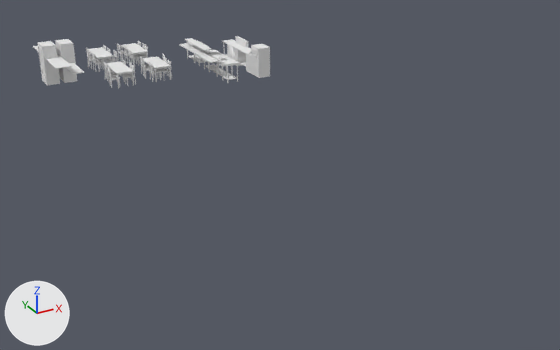
A saved change to the OBJ model projects/BasicEngine/res/map/Misc_Objects_1.obj.
Rendered twice from a 50 mm camera at (-11.0, -18.1, 10.7) aimed at (2.3, 6.2, -1.5). Every picture has the same lights, and +X, +Y and +Z are marked at lower left. Where no turn or scale is listed for an object, it has been applied to the vertices. Vertices at the same position are counted once.

Objects in the first picture: 'Misc_Objects_1'.
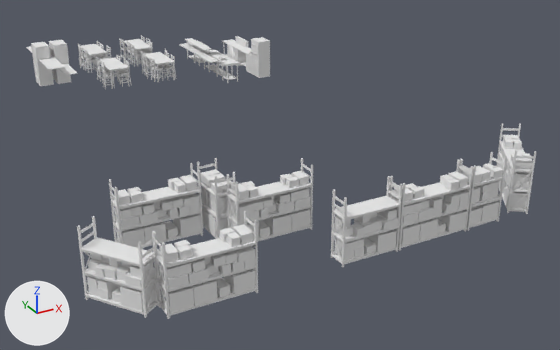
Location of each change, (x1, y1, x2, y2) in pixels of the pictures (560 x 350 px; the box of a moved part takes in the faces that stretch with it):
```json
{"object": "Misc_Objects_1", "change": "reshaped", "before": [33, 36, 270, 88], "after": [26, 35, 536, 319], "on screen": "115% wider, 438% taller"}
{"part": 1, "of": "me_misc_objects_1", "change": "moved or reshaped", "before": [251, 47, 258, 55], "after": [251, 43, 258, 52]}
{"part": 2, "of": "me_misc_objects_1", "change": "rebuilt", "before": [33, 46, 72, 69], "after": [26, 46, 65, 70]}
{"part": 3, "of": "me_misc_objects_1", "change": "rebuilt", "before": [66, 63, 84, 74], "after": [59, 64, 78, 75]}
{"part": 4, "of": "me_misc_objects_1", "change": "deleted", "before": [38, 41, 171, 85]}
{"part": 5, "of": "me_misc_objects_1", "change": "built on", "before": [55, 39, 270, 88], "after": [31, 35, 270, 89]}
{"part": 6, "of": "me_misc_objects_1", "change": "added", "after": [77, 123, 536, 319]}
```

The change, as JSON lines over the scene's bpy script:
```json
{"block": "me_misc_objects_1", "where": "# used by ob_misc_objects_1; location = (0.0, 0.0, 0.0)"}
{"op": "remove", "block": "me_misc_objects_1", "code": "me_misc_objects_1.from_pydata(...)  # 4286 vertices, 5776 faces; spans x -3.78..6.02, y 13.79..20.45, z 0.0..1.83"}
{"op": "add", "block": "me_misc_objects_1", "code": "me_misc_objects_1.from_pydata(...)  # 9962 vertices, 12880 faces; spans x -7.29..7.3, y -3.03..20.52, z 0.0..2.06"}
{"block": "me_misc_objects_1", "change": "me_misc_objects_1 part 1: the loose piece of 8 vertices spanning x 5.39..5.41, y 13.92..14.58, z 1.1..1.33 is scaled about its middle by (1, 1, 1.27), then moved by (0.0, 0.0, 0.18)"}
{"block": "me_misc_objects_1", "change": "me_misc_objects_1 part 2: the loose piece of 18 vertices spanning x -3.66..-2.94, y 15.75..20.22, z 1.22..1.25 is rebuilt with 18 vertices and now spans x -3.96..-3.25, y 15.75..20.22, z 1.22..1.25"}
{"block": "me_misc_objects_1", "change": "me_misc_objects_1 part 3: the loose piece of 8 vertices spanning x -2.97..-2.41, y 15.72..17.5, z 0.88..0.91 is rebuilt with 8 vertices and now spans x -3.28..-2.72, y 15.72..17.5, z 0.88..0.91"}
{"block": "me_misc_objects_1", "change": "me_misc_objects_1 part 4: 150 loose pieces with 1494 vertices, spanning x -3.78..1.89, y 15.51..20.45, z 0.0..1.83, are deleted"}
{"block": "me_misc_objects_1", "change": "me_misc_objects_1 part 5: 1606 vertices removed from x -2.95..6.02, y 13.87..20.44, z 0.0..1.83; 3964 vertices added at x -4.07..6.02, y 13.87..20.52, z 0.0..1.83"}
{"block": "me_misc_objects_1", "change": "me_misc_objects_1 part 6: 4812 vertices added at x -7.29..7.3, y -3.03..1.13, z 0.0..2.06"}
```
